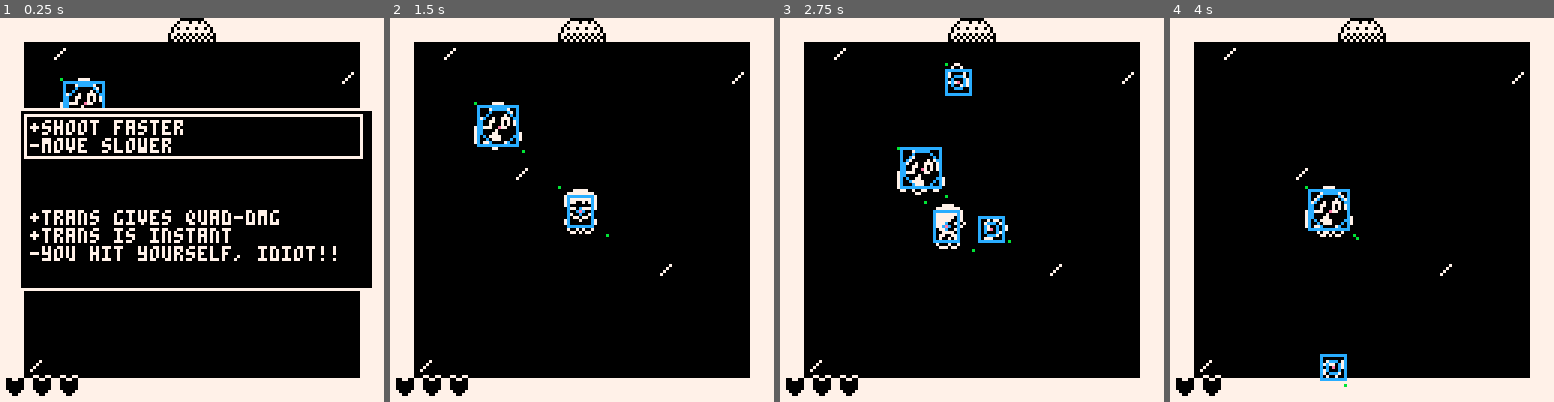
Above: before the commit, frames 1-4 (left to right).
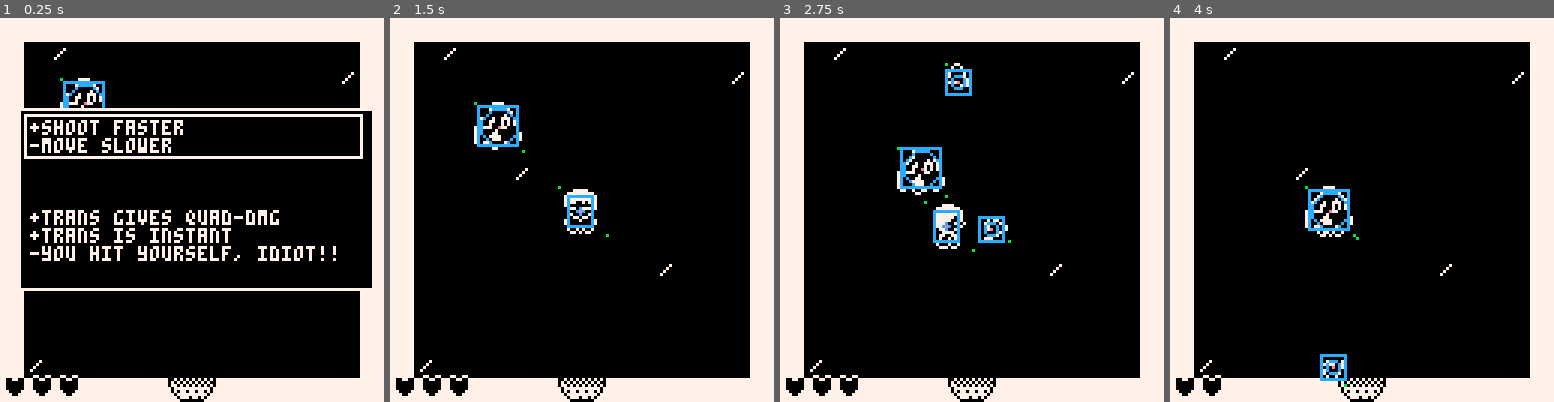
Above: after the commit, the same moments.

Repository: dresseswithpockets/bitjam3
Game: PICO-8 cartridge game.p8
Two runs of this game, one before a commit and one after it. Both use one fixed random seed, a clock stepped at 60 frames per second and the inputs below.
Inputs:
- Up to frame 1 (0.25 s): no input
- Up to frame 2 (1.5 s): tap X (X key) at 0.33, 1.07 s; tap O (Z key) at 0.7 s
- Up to frame 3 (2.75 s): hold Right 1.6-2.1 s; tap O (Z key) at 1.7, 2.1, 2.5 s; tap X (X key) at 1.85 s; hold Up 2.15-2.42 s; hold Right from 2.47 s (still down)
- Up to frame 4 (4 s): tap O (Z key) at 2.9, 3.3, 3.7 s; tap X (X key) at 2.97 s; release Right at 3.03 s; hold Left 3.08-3.58 s; hold Down 3.63-3.97 s

The runs differ from the first frame. In frame 1, 0.6% of the frame differs, in the area x 43-57%, y 0-100%; in frame 2, 0.6%; in frame 3, 0.6%; in frame 4, 0.6%.

Commit message:
add WIP room flipping

Diff:
--- a/game.p8
+++ b/game.p8
@@ -1405,19 +1405,19 @@
 fp_3_32={
  t=room_types.square,
  links={
-   {dcx=0,dcy=0,dir=d_down,trx=3,try=3,tcx=0,tcy=0,},
+   {dcx=0,dcy=0,dir=d_up,trx=3,try=3,tcx=0,tcy=0,},
  },
 }
 fp_3_33={
  t=room_types.square,
  links={
-   {dcx=0,dcy=0,dir=d_up,trx=3,try=2,tcx=0,tcy=0,},
+   {dcx=0,dcy=0,dir=d_down,trx=3,try=4,tcx=0,tcy=0,},
  },
 }
 fp_3={
  {{},{},{},{},{},},
  {{},{},{},{},{},},
- {{},fp_3_32,fp_3_33,{},{},},
+ {{},{},fp_3_33,fp_3_32,{},},
  {{},{},{},{},{},},
  {{},{},{},{},{},},
 }
@@ -1430,10 +1430,10 @@
 }
 
 function precalc_doors()
- for _,plan in ipairs(floor_plans) do
- for _,col in ipairs(plan) do
- for _,cell in ipairs(col) do
- for _,link in ipairs(cell.links) do
+ for plan in all(floor_plans) do
+ for col in all(plan) do
+ for cell in all(col) do
+ for link in all(cell.links) do
   local door={
    x1=0,y1=0,
    x2=0,y2=0,
@@ -1476,7 +1476,22 @@
  end
 end
 
+function precalc_flips()
+ local new_plans={}
+ for plan in all(floor_plans) do
+  local hori={}
+  for x,col in ipairs(plan) do
+   hori[1+#plan-x]=col
+  end
+  add(new_plans,hori)
+ end
+ for plan in all(new_plans) do
+  add(floor_plans,plan)
+ end
+end
+
 precalc_doors()
+--precalc_flips()
 
 function floor_from_plan(plan)
  local ends={}
Not shown, changed: todo
